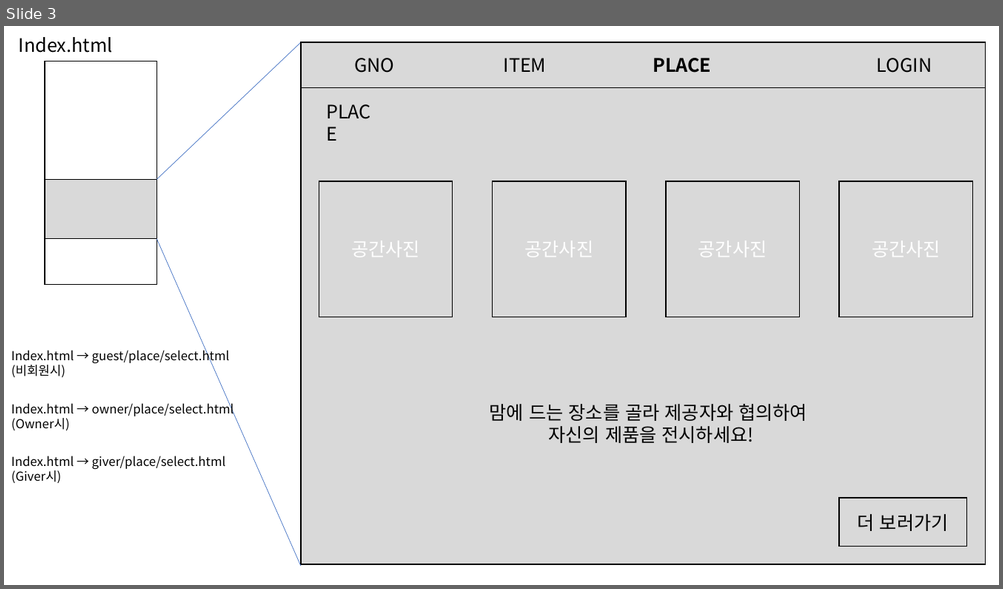
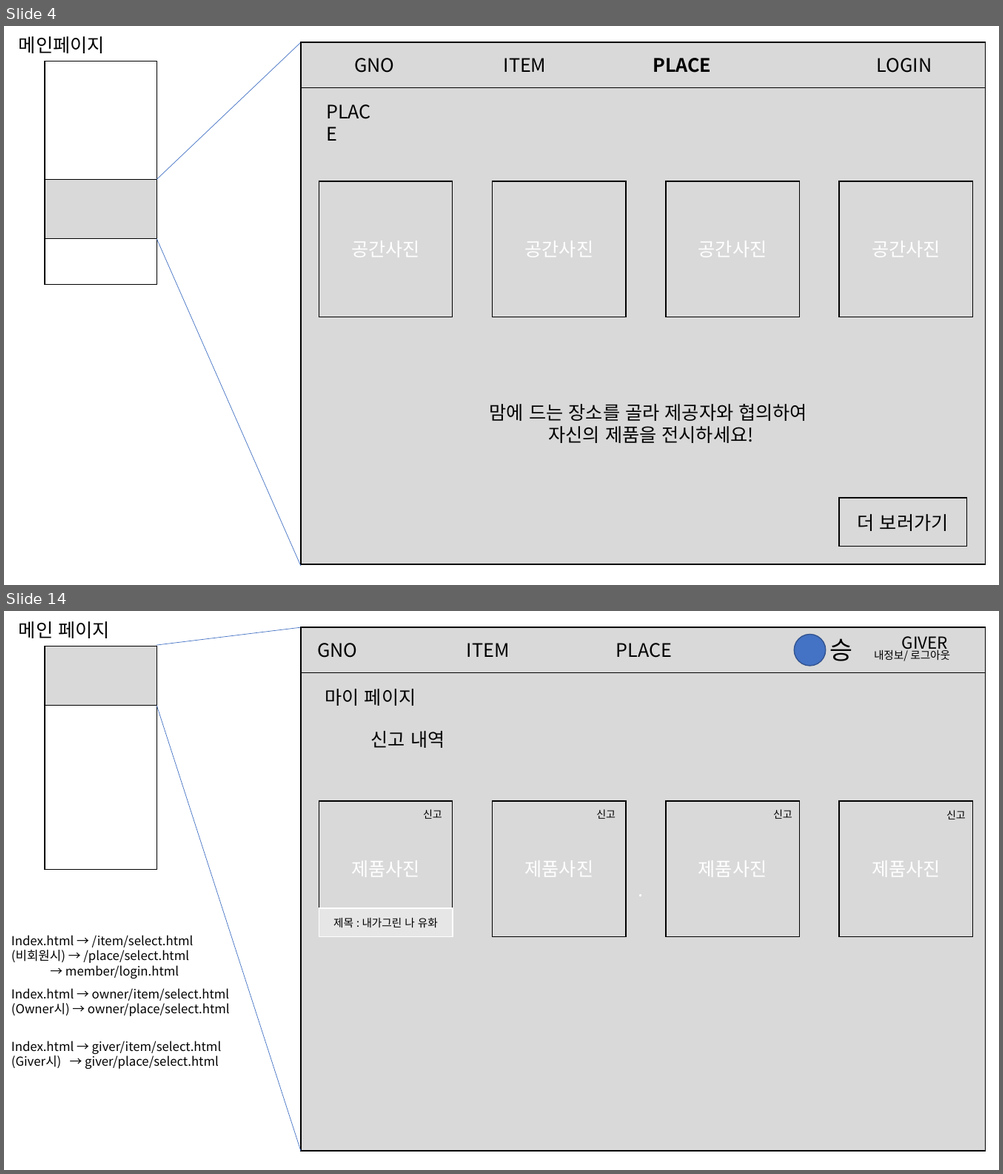
Before and after one commit to bigwin26/spring, a slide deck: GNO/3조 메인페이지 디자인.pptx. Shown one above the other, each under a label of ours: slide 3 before the commit, slides 4 and 14 after it; the slides between them are not shown. The pictures are 1003x589 and 1003x1174 pixels, drawn with LibreOffice and Linux fonts; fonts in the diff are those of the drawing. Boxes give left, top, right and bottom in pixels: in the first picture for what was removed or moved away, otherwise in the second. Text is boxed around its words. In the diff, an @@ line names an element or a change of style, - is before the commit and + after.

```diff
--- a/GNO/3조 메인페이지 디자인.pptx
+++ b/GNO/3조 메인페이지 디자인.pptx
@@ slide 14 added at [4,611,999,1170], background #FFFFFF @@
@@ text added at [19,621,110,638], 18 pt, text #000000 @@
+메인 페이지
@@ line added from (156, 645) to (301, 627), #4472C4 0.5 pt @@
@@ rectangle added at [301,627,985,1151], fill #D9D9D9, outline #000000 1 pt, 18 pt, text #FFFFFF @@
+.
@@ rectangle added at [301,627,985,673], fill #D9D9D9, outline #000000 1 pt, 18 pt, text #000000 @@
+GNO ITEM PLACE
@@ rectangle added at [45,646,157,870], fill #FFFFFF, outline #000000 1 pt @@
@@ rectangle added at [45,646,157,706], fill #D9D9D9, outline #000000 1 pt @@
@@ ellipse added at [794,634,825,666], fill #4472C4, outline #325491 1 pt @@
@@ text added at [830,638,950,661], 10.5 pt, text #000000 @@
+승 내정보/ 로그아웃
@@ text added at [902,636,948,652], 16 pt, text #000000 @@
+GIVER
@@ text added at [324,689,416,706], 18 pt, text #000000 @@
+마이 페이지
@@ line added from (157, 706) to (301, 1151), #4472C4 0.5 pt @@
@@ text added at [371,731,444,748], 18 pt, text #000000 @@
+신고 내역
@@ rectangle added at [318,801,452,937], fill #D9D9D9, outline #000000 1 pt, 18 pt, text #FFFFFF @@
+제품사진
@@ text added at [423,809,442,819], 10 pt, text #000000 @@
+신고
@@ rectangle added at [492,801,626,937], fill #D9D9D9, outline #000000 1 pt, 18 pt, text #FFFFFF @@
+제품사진
@@ text added at [596,809,615,819], 10 pt, text #000000 @@
+신고
@@ rectangle added at [666,801,800,937], fill #D9D9D9, outline #000000 1 pt, 18 pt, text #FFFFFF @@
+제품사진
@@ text added at [773,809,792,819], 10 pt, text #000000 @@
+신고
@@ rectangle added at [839,801,973,937], fill #D9D9D9, outline #000000 1 pt, 18 pt, text #FFFFFF @@
+제품사진
@@ text added at [946,810,965,820], 10 pt, text #000000 @@
+신고
@@ rectangle added at [318,908,452,937], fill #E7E6E6, outline #FFFFFF 1 pt, 10.5 pt, text #000000 @@
+제목 : 내가그린 나 유화
@@ text added at [11,935,193,980], 12 pt, text #000000 @@
+Index.html → /item/select.html
+(비회원시) → /place/select.html
+→ member/login.html
@@ text added at [11,988,230,1017], 12 pt, text #000000 @@
+Index.html → owner/item/select.html
+(Owner시) → owner/place/select.html
@@ text added at [11,1041,222,1070], 12 pt, text #000000 @@
+Index.html → giver/item/select.html
+(Giver시) → giver/place/select.html
@@ what was slide 3 is now slide 4 @@
@@ slide 4 changed as well @@
@@ text at [19,36,105,53]: text changed @@
-Index.html
+메인페이지
@@ text removed at [11,348,230,378] @@
-Index.html → guest/place/select.html
-(비회원시)
@@ text removed at [11,401,234,431] @@
-Index.html → owner/place/select.html
-(Owner시)
@@ text removed at [11,456,226,483] @@
-Index.html → giver/place/select.html
-(Giver시)
```
Also in this commit, not shown: 2 other slides changed, 16 other slides added, 1 other file.
